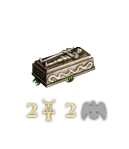
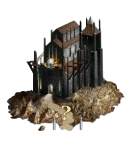
Revision of a layered 129 × 149 image; what changed, layer by layer:
hid group "2 arti 2 nega moral" (6 layers) over [26, 99, 106, 121]
showed group "?" (1st of 2, in "effects") (1 layers) over [61, 105, 71, 121]
added layer "Layer 86" in group "objects" over [7, 15, 125, 131]
hid "Layer 54" over [31, 46, 96, 94]
